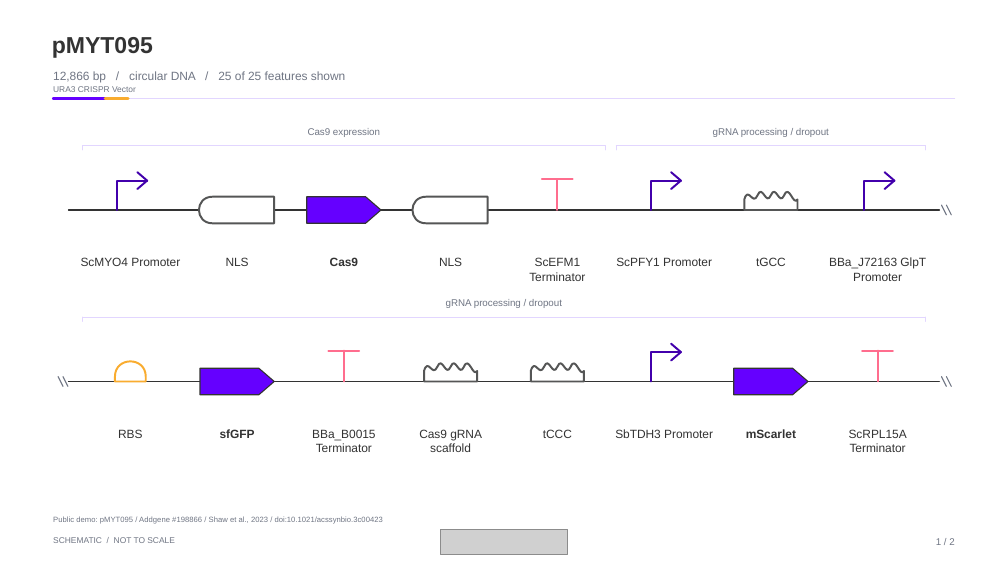
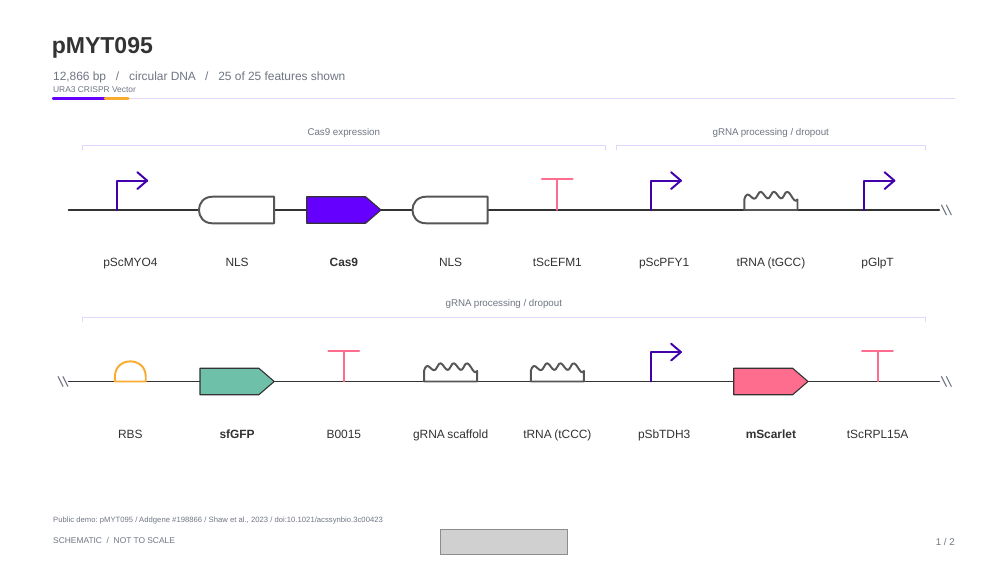
Before and after one commit to Drjackxiaoyuchen/auraconstruct, a slide deck: slide 5 of examples/AuraConstruct_Aureka_Public_Demos.pptx. Drawn at 1008x567 pixels with LibreOffice and Linux fonts; fonts in the diff are those of the drawing; grey boxes stand for pictures. Boxes give left, top, right and bottom in pixels: in the first picture for what was removed or moved away, otherwise in the second. Text is boxed around its words. In the diff, an @@ line names an element or a change of style, - is before the commit and + after.

```diff
--- a/examples/AuraConstruct_Aureka_Public_Demos.pptx
+++ b/examples/AuraConstruct_Aureka_Public_Demos.pptx
@@ text at [103, 257, 157, 269]: text changed @@
-ScMYO4 Promoter
+pScMYO4
@@ text at [533, 257, 582, 266]: text changed @@
-ScEFM1
+tScEFM1
@@ text at [639, 257, 689, 269]: text changed @@
-ScPFY1 Promoter
+pScPFY1
@@ text at [737, 257, 806, 269]: text changed @@
-tGCC
+tRNA (tGCC)
@@ text at [861, 257, 893, 269]: text changed @@
-BBa_J72163 GlpT
+pGlpT
@@ text removed at [529, 272, 585, 281] @@
-Terminator
@@ text removed at [853, 272, 902, 281] @@
-Promoter
@@ freeform shape at [200, 368, 274, 395]: fill #6500FF to #6FC0A9 @@
@@ freeform shape at [734, 368, 808, 395]: fill #6500FF to #FF6D8E @@
@@ text removed at [316, 443, 372, 452] @@
-Terminator
@@ text at [327, 429, 361, 438]: text changed @@
-BBa_B0015
+B0015
@@ text at [413, 429, 488, 440]: text changed @@
-scaffold
+gRNA scaffold
@@ text removed at [419, 429, 482, 440] @@
-Cas9 gRNA
@@ text at [523, 429, 591, 440]: text changed @@
-tCCC
+tRNA (tCCC)
@@ text at [638, 429, 690, 440]: text changed @@
-SbTDH3 Promoter
+pSbTDH3
@@ text at [847, 429, 908, 438]: text changed @@
-ScRPL15A
+tScRPL15A
@@ text removed at [850, 443, 906, 452] @@
-Terminator
```
Also in this commit, not shown: 1 other slide changed, 45 other files.
